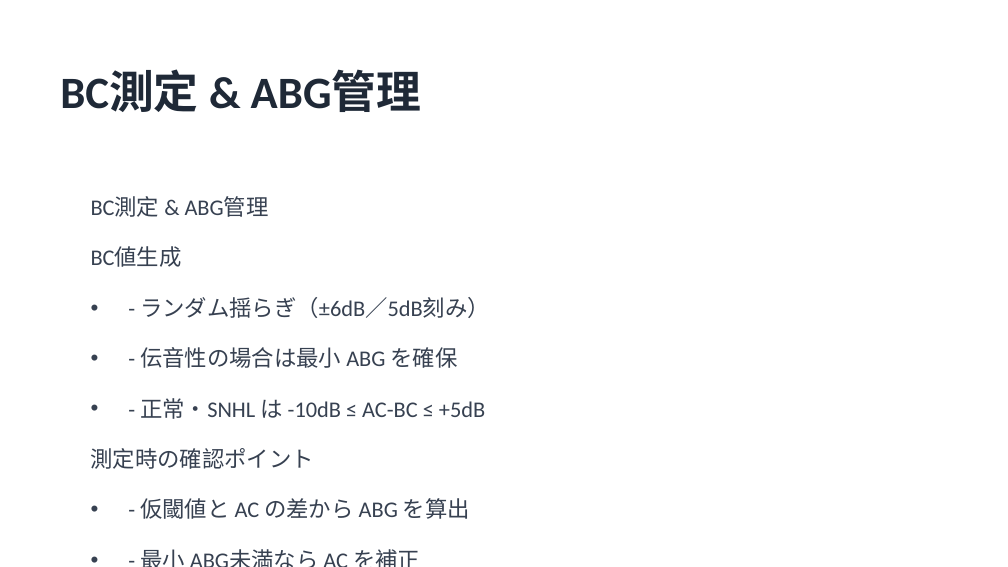
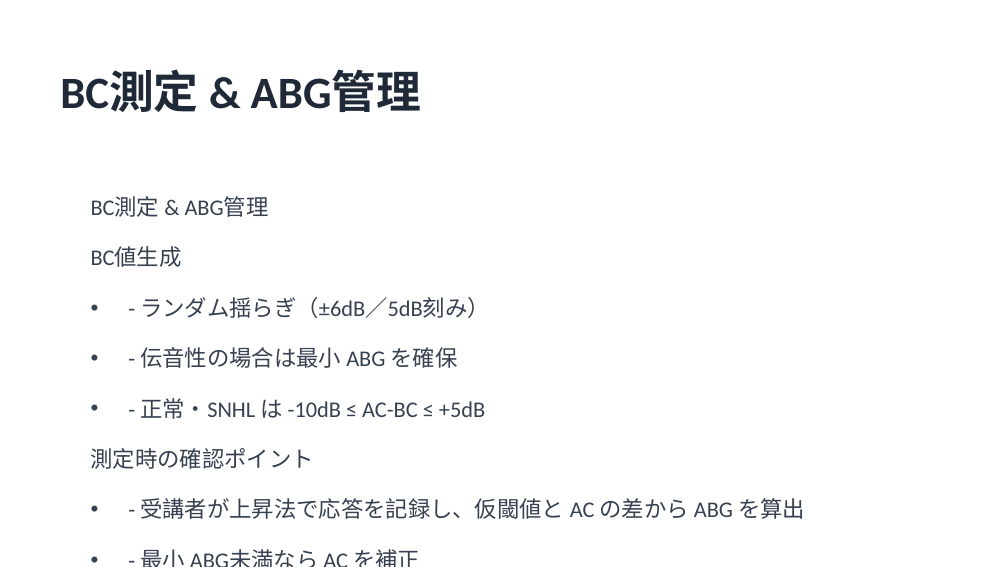
Before and after one commit to HIdechan-Maeda/Audiogram-masking-training-ver.2, a slide deck: slide 6 of HearSim_マスキング訓練プレゼン.pptx. Drawn at 1008x567 pixels with LibreOffice and Linux fonts; fonts in the diff are those of the drawing. Boxes give left, top, right and bottom in pixels: in the first picture for what was removed or moved away, otherwise in the second. Text is boxed around its words. In the diff, an @@ line names an element or a change of style, - is before the commit and + after.

```diff
--- a/HearSim_マスキング訓練プレゼン.pptx
+++ b/HearSim_マスキング訓練プレゼン.pptx
@@ text at [140,498,805,519]: text changed @@
-• - 仮閾値と AC の差から ABG を算出
+• - 受講者が上昇法で応答を記録し、仮閾値と AC の差から ABG を算出
```
Also in this commit, not shown: 4 other slides changed, 1 other file.
